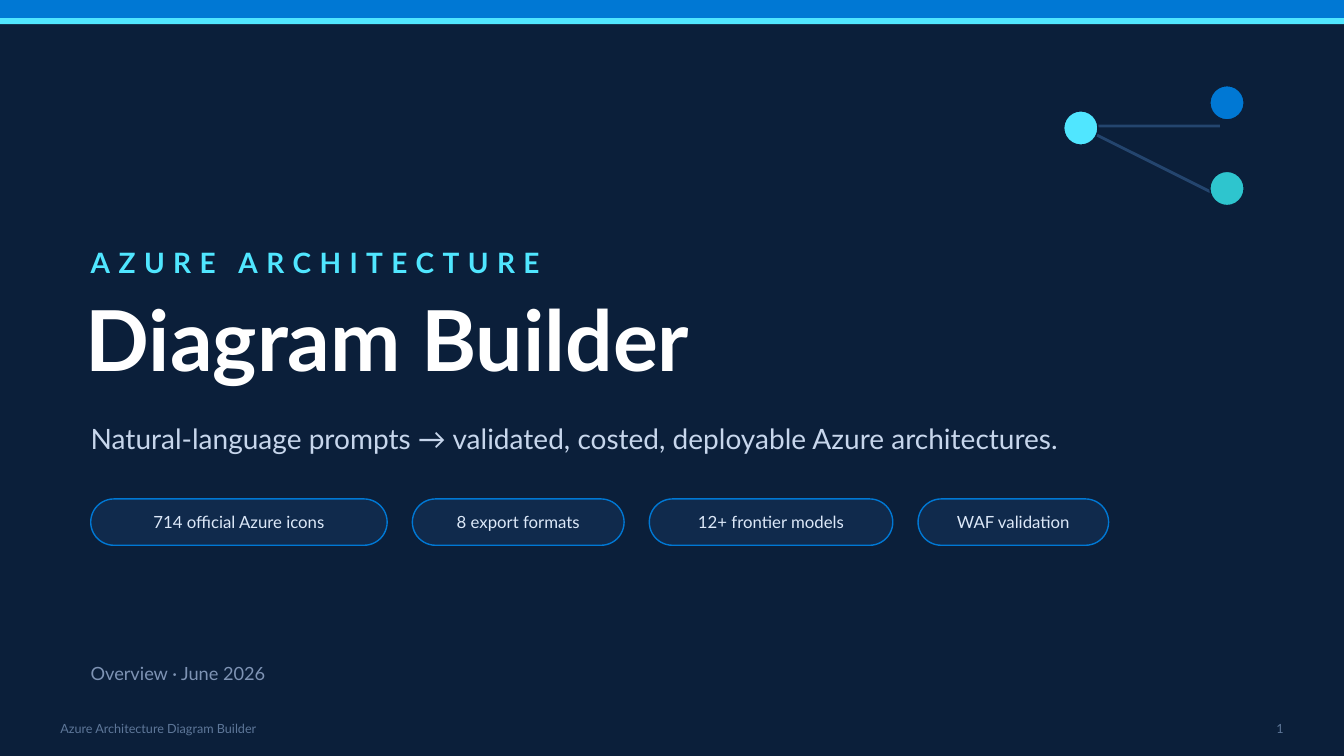
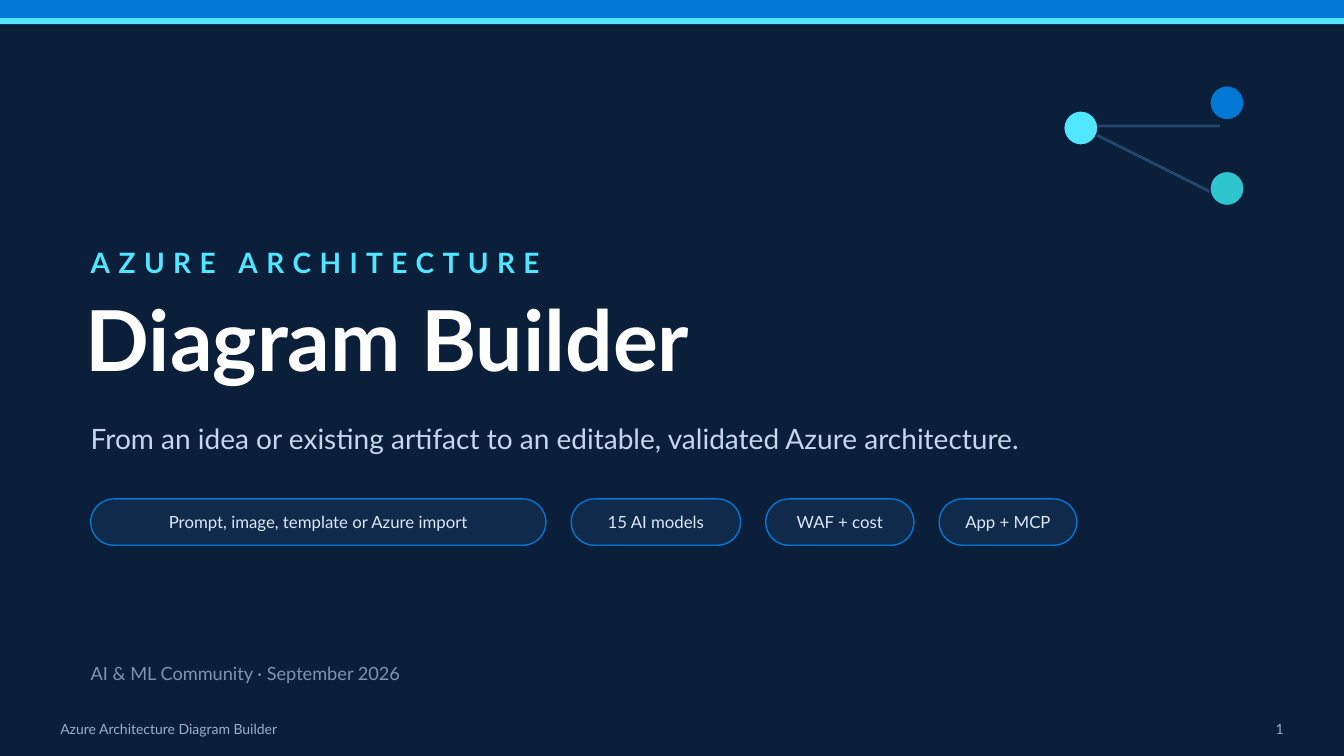
Before and after one commit to Arturo-Quiroga-MSFT/azure-architecture-diagram-builder, a slide deck: slide 1 of decks/azure-diagram-builder-overview.pptx. Drawn at 1344x756 pixels with LibreOffice and Linux fonts; fonts in the diff are those of the drawing. Boxes give left, top, right and bottom in pixels: in the first picture for what was removed or moved away, otherwise in the second. Text is boxed around its words. In the diff, an @@ line names an element or a change of style, - is before the commit and + after.

```diff
--- a/decks/azure-diagram-builder-overview.pptx
+++ b/decks/azure-diagram-builder-overview.pptx
@@ text at box(91, 428, 1018, 454): text changed @@
-Natural-language prompts → validated, costed, deployable Azure architectures.
+From an idea or existing artifact to an editable, validated Azure architecture.
@@ rounded rectangle: place and size @@
-rounded rectangle at box(91, 499, 387, 545)
+rounded rectangle at box(91, 499, 545, 545)
@@ rounded rectangle: place and size @@
-rounded rectangle at box(412, 499, 624, 545)
+rounded rectangle at box(572, 499, 741, 545)
@@ rounded rectangle: place and size @@
-rounded rectangle at box(649, 499, 893, 545)
+rounded rectangle at box(765, 499, 913, 545)
@@ rounded rectangle: place and size @@
-rounded rectangle at box(919, 499, 1109, 545)
+rounded rectangle at box(939, 499, 1076, 545)
@@ text at box(169, 515, 468, 531): text changed @@
-714 official Azure icons
+Prompt, image, template or Azure import
@@ text at box(608, 515, 704, 528): text changed @@
-8 export formats
+15 AI models
@@ text at box(797, 516, 883, 528): text changed @@
-12+ frontier models
+WAF + cost
@@ text at box(965, 516, 1051, 531): text changed @@
-WAF validation
+App + MCP
@@ text at box(91, 666, 400, 683): text changed @@
-Overview · June 2026
+AI & ML Community · September 2026
@@ text "Azure Architecture Diagram Builder" at box(60, 723, 278, 737): size 9 to 10 pt, text colour #5E7799 to #9BB0CC @@
@@ text "1" at box(1276, 724, 1284, 734): size 9 to 10 pt, text colour #5E7799 to #9BB0CC @@
```
Also in this commit, not shown: 6 other slides changed, 2 slides added, 2 slides removed, 3 other files.
